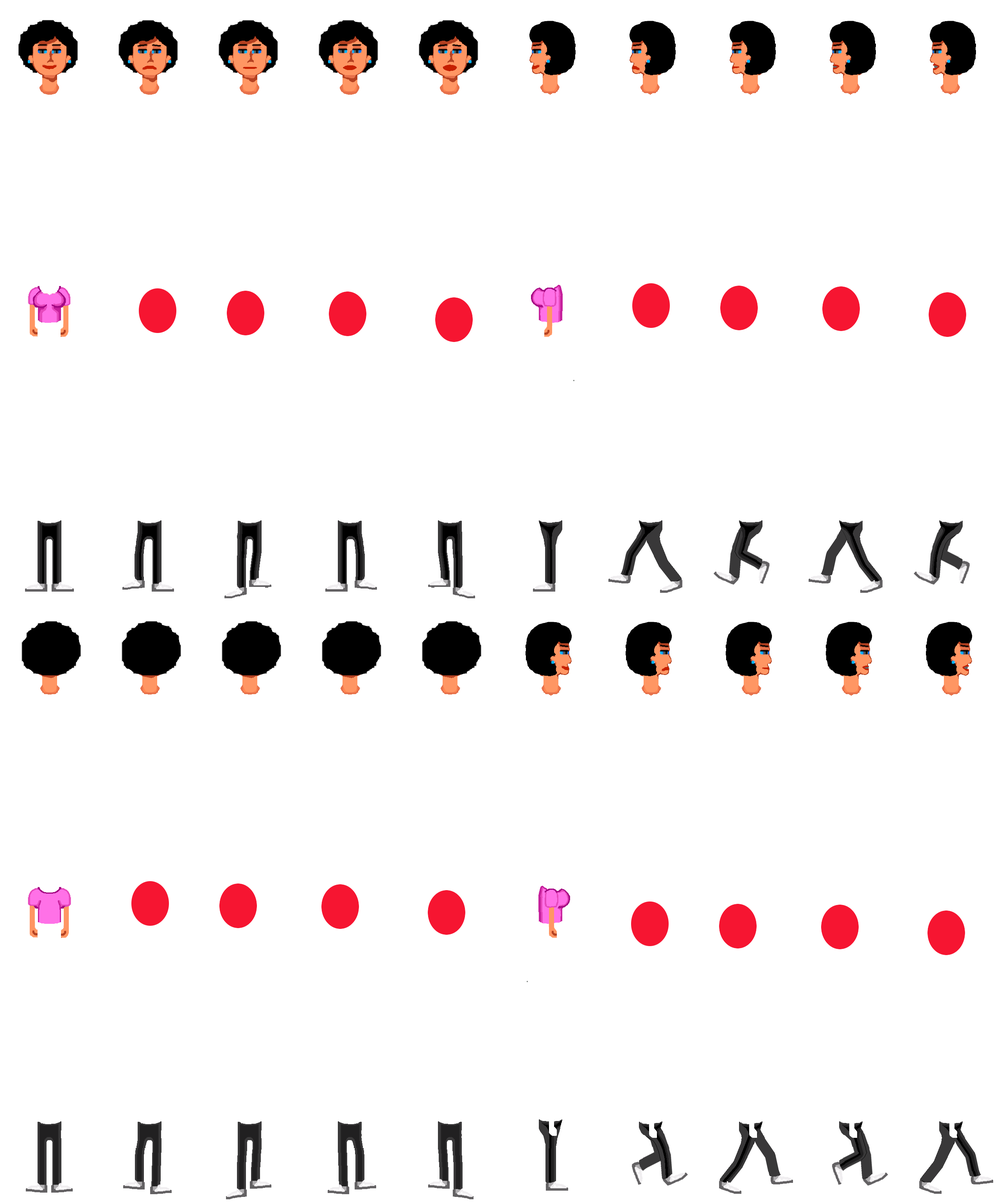
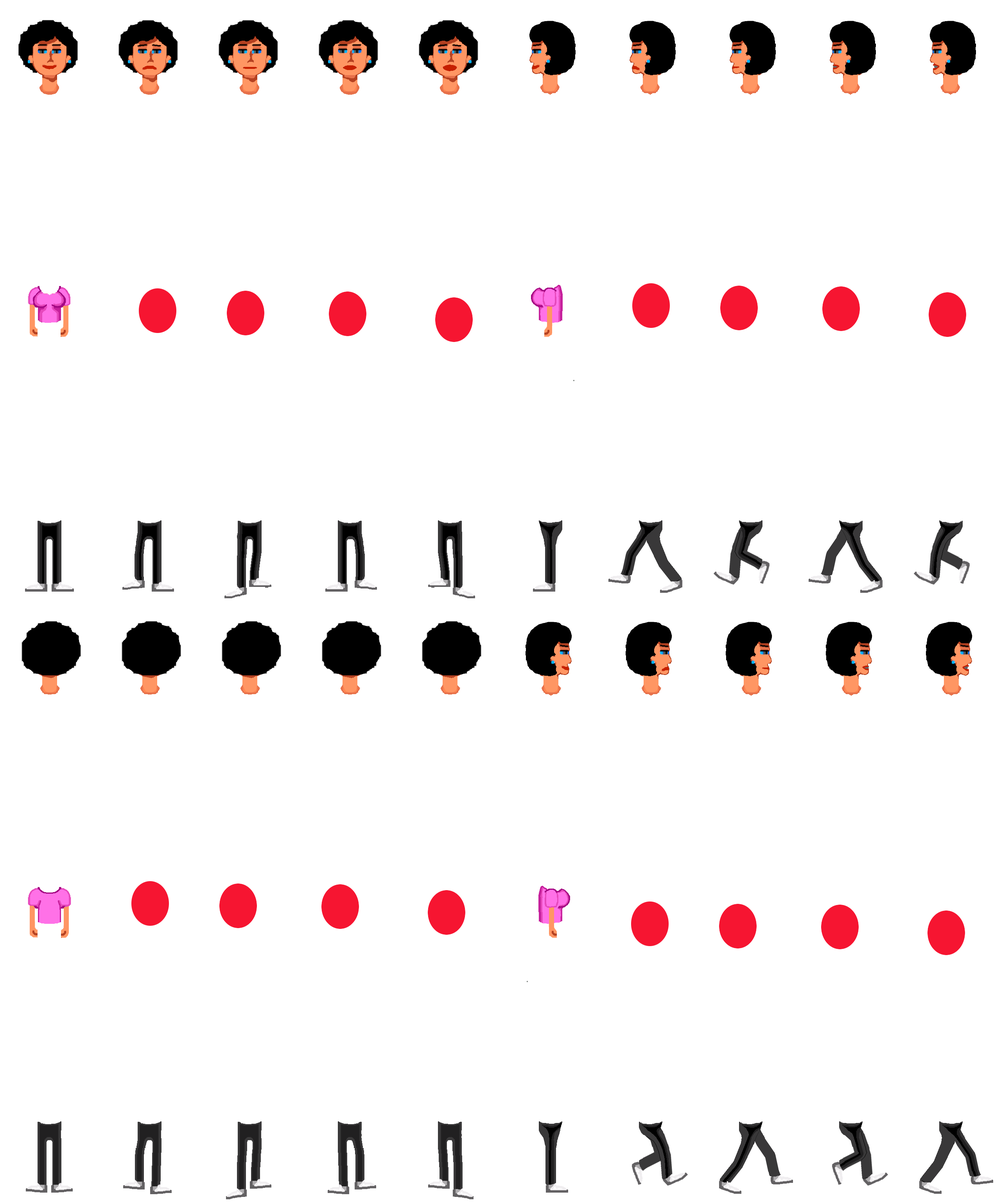
Two versions of the same layered image (1001px x 1202px). Layer-by-layer changes:
painted on "Background" over [539, 1119, 958, 1193]
